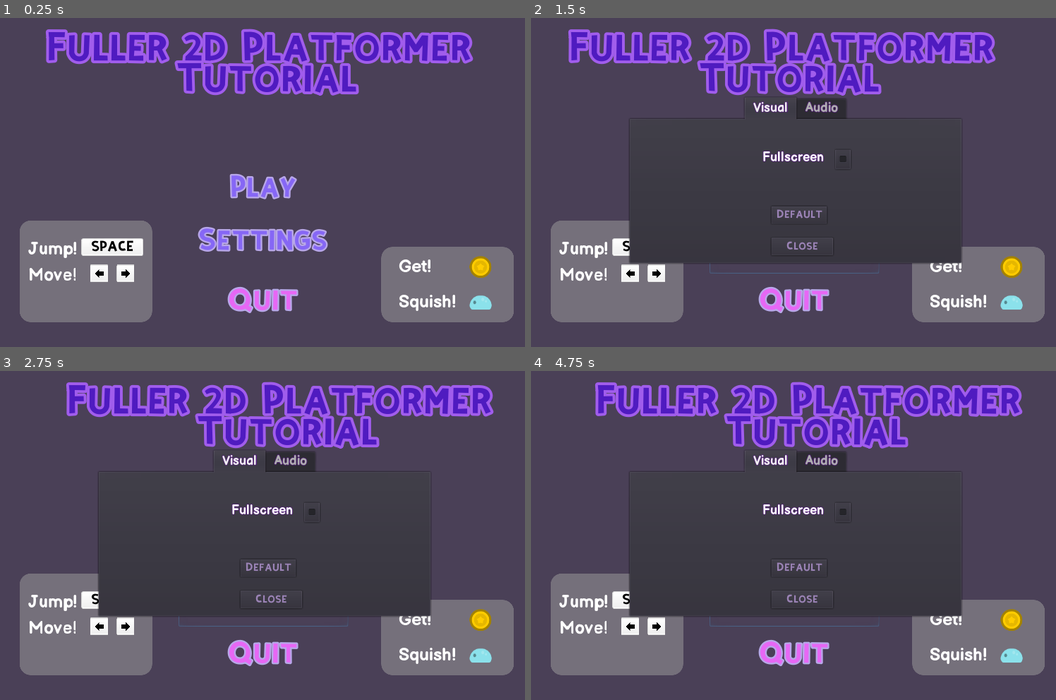
Above: before the commit, frames 1-4 (two rows, left to right).
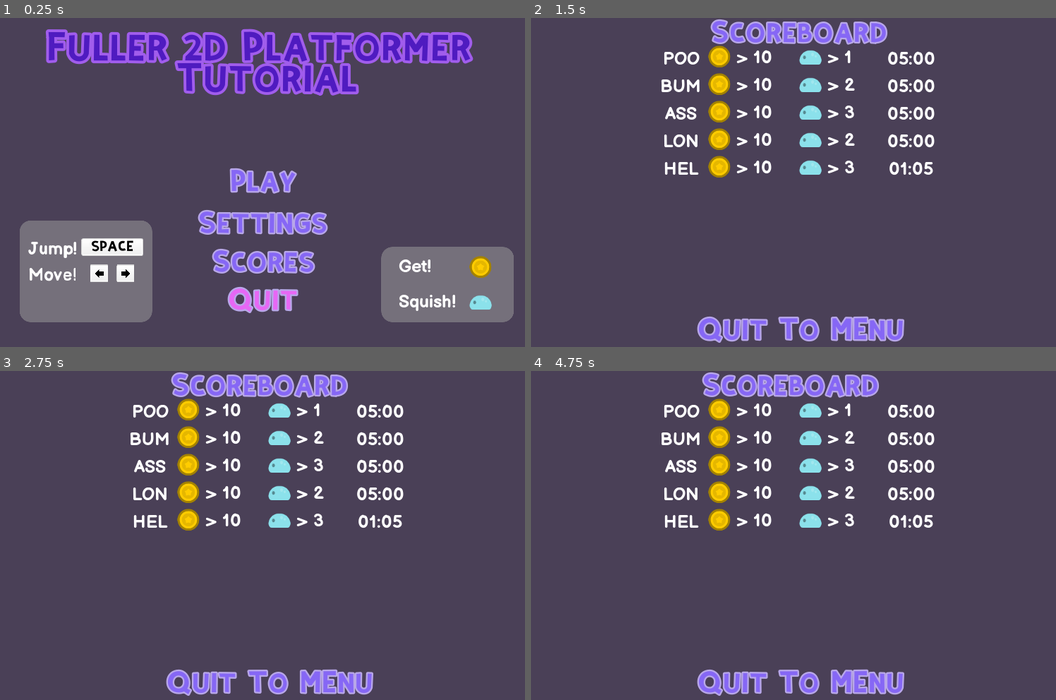
Above: after the commit, the same moments.

Repository: CrabbitSlater/Godot_2D_Tutorial_adv
Game: Godot game, scene res://Assets/TitleMenu.tscn
Same seed, same stepped clock (60 frames per second), same inputs: the game is played once before the commit and once after it.
Inputs (mouse positions are in pixels of both pictures, inside the frame that each line leads up to):
- Up to frame 1 (0.25 s): no input
- Up to frame 2 (1.5 s): click (793, 264) at 0.5 s, where only the run after the commit has a clickable "Scores"; click (793, 189) at 1.25 s, where only the run before the commit has a clickable "Play"
- Up to frame 3 (2.75 s): click (262, 542) at 2 s, where only the run before the commit has a clickable "Play"
- Up to frame 4 (4.75 s): hold D (player_right) 2.78-4.28 s; tap V (player_fire) at 2.85, 4.35 s; tap W (player_up) at 3.02, 3.77 s; tap Shift (player_run) at 3.6 s; hold A (player_left) from 4.28 s (still down)

The runs differ from the first frame. In frame 1, 4.0% of the frame differs, in the area x 37-63%, y 45-78%; in frame 2, 29%; in frame 3, 29%; in frame 4, 29%, in the area x 3-98%, y 0-99%.

Commit message:
Further updates to highscore added background, to and fro buttons, and formatting of text and score container to limit player name etc
TODO - grabbing score from game end- flagging its a score to add- and adding score popup- final score on game win

Diff:
--- a/Assets/Screens/HighScore.tscn
+++ b/Assets/Screens/HighScore.tscn
@@ -1,11 +1,55 @@
-[gd_scene load_steps=2 format=2]
+[gd_scene load_steps=6 format=2]
 
+[ext_resource path="res://Assets/UI/Fonts/KiriFont.ttf" type="DynamicFontData" id=1]
 [ext_resource path="res://Assets/Screens/HighScoreScreen.gd" type="Script" id=2]
+
+[sub_resource type="DynamicFont" id=1]
+size = 40
+outline_size = 3
+outline_color = Color( 0.721569, 0.654902, 0.913725, 1 )
+font_data = ExtResource( 1 )
+
+[sub_resource type="Animation" id=2]
+length = 0.001
+tracks/0/type = "value"
+tracks/0/path = NodePath(".:rect_position")
+tracks/0/interp = 1
+tracks/0/loop_wrap = true
+tracks/0/imported = false
+tracks/0/enabled = true
+tracks/0/keys = {
+"times": PoolRealArray( 0 ),
+"transitions": PoolRealArray( 1 ),
+"update": 0,
+"values": [ Vector2( 335, 10 ) ]
+}
+
+[sub_resource type="Animation" id=3]
+resource_name = "scorejiggle"
+length = 2.0
+loop = true
+tracks/0/type = "value"
+tracks/0/path = NodePath(".:rect_position")
+tracks/0/interp = 1
+tracks/0/loop_wrap = true
+tracks/0/imported = false
+tracks/0/enabled = true
+tracks/0/keys = {
+"times": PoolRealArray( 0, 1 ),
+"transitions": PoolRealArray( 1, 1 ),
+"update": 0,
+"values": [ Vector2( 335, 10 ), Vector2( 355, 10 ) ]
+}
 
 [node name="HighScore" type="Control"]
 margin_right = 40.0
 margin_bottom = 40.0
 script = ExtResource( 2 )
+
+[node name="ColorRect" type="ColorRect" parent="."]
+margin_right = 1024.0
+margin_bottom = 600.0
+color = Color( 0.290196, 0.25098, 0.341176, 1 )
 
 [node name="LineEdit" type="LineEdit" parent="."]
 visible = false
@@ -18,5 +62,34 @@
 
 [node name="HighScoreDisplayList" type="Control" parent="."]
 margin_left = 250.0
+margin_top = 50.0
 margin_right = 290.0
-margin_bottom = 40.0
+margin_bottom = 90.0
+
+[node name="Quit_to_menu" type="Button" parent="."]
+margin_left = 324.0
+margin_top = 540.0
+margin_right = 711.0
+margin_bottom = 602.0
+custom_colors/font_color = Color( 0.52549, 0.403922, 0.960784, 1 )
+custom_colors/font_color_hover = Color( 0.352941, 0.027451, 0.372549, 1 )
+custom_colors/font_color_pressed = Color( 0.117647, 0.0117647, 0.278431, 1 )
+custom_fonts/font = SubResource( 1 )
+text = "Quit To MEnu"
+flat = true
+
+[node name="Title_hiscore" type="Label" parent="."]
+margin_left = 335.0
+margin_top = 10.0
+margin_right = 722.002
+margin_bottom = 72.0
+custom_colors/font_color = Color( 0.52549, 0.403922, 0.960784, 1 )
+custom_fonts/font = SubResource( 1 )
+text = "Scoreboard"
+
+[node name="AnimationPlayer" type="AnimationPlayer" parent="Title_hiscore"]
+autoplay = "scorejiggle"
+anims/RESET = SubResource( 2 )
+anims/scorejiggle = SubResource( 3 )
+
+[connection signal="pressed" from="Quit_to_menu" to="." method="_on_Quit_to_menu_pressed"]
--- a/Assets/Screens/HighScoreScreen.gd
+++ b/Assets/Screens/HighScoreScreen.gd
@@ -23,3 +23,8 @@
 		#^ assign details of score BEFORE adding to scene (overrides default)
 		$HighScoreDisplayList.add_child(score_cont_temp)
 		score_cont_temp.visible=true
+
+
+
+func _on_Quit_to_menu_pressed():
+	get_tree().change_scene("res://Assets/TitleMenu.tscn")
--- a/Assets/TitleMenu.gd
+++ b/Assets/TitleMenu.gd
@@ -18,3 +18,8 @@
 
 func _on_QuitButton_pressed():
 	get_tree().quit()
+
+
+func _on_HiScoreButton_pressed():
+	#set hiscore new flag to false
+	get_tree().change_scene("res://Assets/Screens/HighScore.tscn")
--- a/Assets/TitleMenu.tscn
+++ b/Assets/TitleMenu.tscn
@@ -50,8 +50,8 @@
 tracks/0/imported = false
 tracks/0/enabled = true
 tracks/0/keys = {
-"points": PoolRealArray( 112, -0.25, 0, 0.5, -1, 27, -0.6, 0.5, 0.4, -0.5, 187.5, -0.4, -3, 0.5, -1, 112, -0.4, 1, 0.25, 0 ),
-"times": PoolRealArray( 0, 1, 2.2, 3.1 )
+"points": PoolRealArray( 112, -0.25, 0, 0.5, -1, 27, -0.599971, -0.999952, 0.6, 1, 187.5, -0.4, -3, 0.5, -1, 112, -0.25, 0, 0.5, -1 ),
+"times": PoolRealArray( 0, 1, 2, 3 )
 }
 
 [sub_resource type="StyleBoxFlat" id=2]
@@ -89,9 +89,9 @@
 [node name="Title_Label" type="Label" parent="."]
 anchor_left = 0.5
 anchor_right = 0.5
-margin_left = 112.0
+margin_left = -400.0
 margin_top = 32.0
-margin_right = 933.005
+margin_right = 421.005
 margin_bottom = 147.001
 custom_colors/font_color = Color( 0.309804, 0.105882, 0.752941, 1 )
 custom_colors/font_outline_modulate = Color( 0.866667, 0.568627, 0.988235, 1 )
@@ -231,9 +231,9 @@
 
 [node name="PlayButton" type="Button" parent="."]
 margin_left = 352.0
-margin_top = 256.0
-margin_right = 660.0
-margin_bottom = 368.0
+margin_top = 246.0
+margin_right = 660.0
+margin_bottom = 358.0
 custom_colors/font_color = Color( 0.52549, 0.403922, 0.960784, 1 )
 custom_colors/font_color_hover = Color( 0.215686, 0.027451, 0.372549, 1 )
 custom_colors/font_color_pressed = Color( 0.117647, 0.0117647, 0.278431, 1 )
@@ -255,14 +255,26 @@
 
 [node name="SettingsButton" type="Button" parent="."]
 margin_left = 352.0
-margin_top = 352.0
-margin_right = 660.0
-margin_bottom = 464.0
+margin_top = 322.0
+margin_right = 660.0
+margin_bottom = 434.0
 custom_colors/font_color = Color( 0.52549, 0.403922, 0.960784, 1 )
 custom_colors/font_color_hover = Color( 0.352941, 0.027451, 0.372549, 1 )
 custom_colors/font_color_pressed = Color( 0.117647, 0.0117647, 0.278431, 1 )
 custom_fonts/font = SubResource( 3 )
 text = "Settings"
+flat = true
+
+[node name="HiScoreButton" type="Button" parent="."]
+margin_left = 352.0
+margin_top = 392.0
+margin_right = 660.0
+margin_bottom = 504.0
+custom_colors/font_color = Color( 0.52549, 0.403922, 0.960784, 1 )
+custom_colors/font_color_hover = Color( 0.352941, 0.027451, 0.372549, 1 )
+custom_colors/font_color_pressed = Color( 0.117647, 0.0117647, 0.278431, 1 )
+custom_fonts/font = SubResource( 3 )
+text = "Scores"
 flat = true
 
 [node name="MusicTitleScreen" type="AudioStreamPlayer" parent="."]
@@ -276,3 +288,4 @@
 [connection signal="pressed" from="PlayButton" to="." method="_on_PlayButton_pressed"]
 [connection signal="pressed" from="QuitButton" to="." method="_on_QuitButton_pressed"]
 [connection signal="pressed" from="SettingsButton" to="." method="_on_SettingsButton_pressed"]
+[connection signal="pressed" from="HiScoreButton" to="." method="_on_HiScoreButton_pressed"]
--- a/Assets/UI/ScoreContainer.gd
+++ b/Assets/UI/ScoreContainer.gd
@@ -7,9 +7,12 @@
 
 func set_values(player:String="Player", coins:int=0, enemies:int=0, time:int=3600.0) -> void:
 
-	$CoinPair/CoinLabel.text=str(coins)
-	$EnemyPair/EnemyLabel.text=str(enemies)
-	$PlayerName.text=player
+	$CoinPair/CoinLabel.text = " > " + str(coins)
+	$EnemyPair/EnemyLabel.text = " > " + str(enemies)
+	player = player.to_upper()
+	var player_shortened = player.substr(0,3)
+
+	$PlayerName.text=player_shortened
 	var mins = floor(time/60)
 	var seconds = round(time%60)
 	$TimeLabel.text ="%02d:%02d" % [mins, seconds]
--- a/Assets/UI/ScoreContainer.tscn
+++ b/Assets/UI/ScoreContainer.tscn
@@ -10,53 +10,50 @@
 font_data = ExtResource( 1 )
 
 [node name="ScoreContainer" type="Control"]
-visible = false
 anchor_right = 1.0
 anchor_bottom = 1.0
 rect_pivot_offset = Vector2( -592, -32 )
 script = ExtResource( 4 )
 
 [node name="CoinPair" type="Control" parent="."]
-margin_left = 125.0
-margin_right = 165.0
+margin_left = 100.0
+margin_right = 140.0
 margin_bottom = 40.0
 
 [node name="CoinImg" type="TextureRect" parent="CoinPair"]
-margin_left = 75.0
-margin_right = 115.0
+margin_right = 40.0
 margin_bottom = 40.0
 texture = ExtResource( 3 )
 expand = true
 
 [node name="CoinLabel" type="Label" parent="CoinPair"]
-margin_top = 5.0
-margin_right = 61.0
-margin_bottom = 44.0
+margin_left = 40.0
+margin_top = 3.0
+margin_right = 143.0
+margin_bottom = 42.0
 custom_fonts/font = SubResource( 1 )
-text = "XXX-"
-align = 1
+text = "-> XXX"
 valign = 1
 
 [node name="EnemyPair" type="Control" parent="."]
-margin_left = 275.0
-margin_right = 315.0
+margin_left = 265.0
+margin_right = 305.0
 margin_bottom = 40.0
 
 [node name="EnemyImg" type="TextureRect" parent="EnemyPair"]
-margin_left = 75.0
 margin_top = 5.0
-margin_right = 115.0
+margin_right = 40.0
 margin_bottom = 35.0
 texture = ExtResource( 2 )
 expand = true
 
 [node name="EnemyLabel" type="Label" parent="EnemyPair"]
-margin_top = 5.0
-margin_right = 61.0
-margin_bottom = 44.0
+margin_left = 40.0
+margin_top = 3.0
+margin_right = 143.0
+margin_bottom = 42.0
 custom_fonts/font = SubResource( 1 )
-text = "XXX-"
-align = 1
+text = "-> XXX"
 valign = 1
 
 [node name="TimeLabel" type="Label" parent="."]
@@ -74,6 +71,6 @@
 margin_right = 100.0
 margin_bottom = 44.0
 custom_fonts/font = SubResource( 1 )
-text = "AAAAA"
+text = "AAA"
 align = 1
 valign = 1
--- a/HighScoreManager.gd
+++ b/HighScoreManager.gd
@@ -45,6 +45,8 @@
 		add_hiscore("poo",10,1,300)
 		add_hiscore("bum",10,2,300)
 		add_hiscore("ass",10,3,300)
+		add_hiscore("longwords",10,2,300)
+		add_hiscore("hellote",10,3,65)
 
 		save_hiscore()
 
